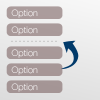
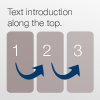
Revision of a layered w=100, h=100 image; what changed, layer by layer:
added group "buildup" with 9 layers above "sortable" over [left=6, top=8, right=94, bottom=93]
added layer "Shape 12 copy" in group "buildup" over [left=51, top=62, right=80, bottom=80]
added layer "Shape 12" (1st of 3, in "buildup") in group "buildup" over [left=15, top=62, right=44, bottom=80]
added layer "Text introduction along the top. copy" in group "buildup" over [left=7, top=8, right=72, bottom=28]
added layer "3" in group "buildup" over [left=74, top=44, right=82, bottom=57]
added layer "2" in group "buildup" over [left=43, top=44, right=51, bottom=56]
added layer "1" in group "buildup" over [left=13, top=44, right=17, bottom=56]
added layer "Shape 11 copy 10" (41%) in group "buildup" over [left=66, top=31, right=94, bottom=93]
added layer "Shape 11 copy 9" (50%) in group "buildup" over [left=36, top=31, right=64, bottom=93]
added layer "Shape 11" (1st of 6, in "buildup") (61%) in group "buildup" over [left=6, top=31, right=34, bottom=93]
hid group "sortable" (14 layers) over [left=6, top=6, right=94, bottom=93]
